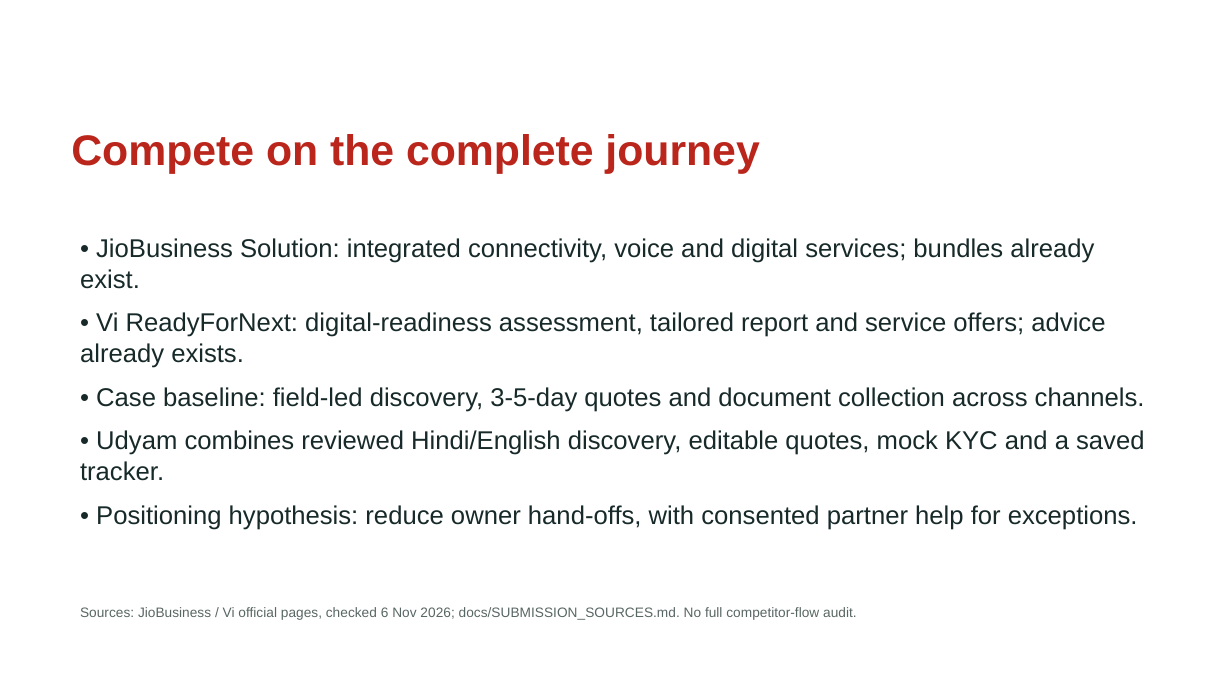
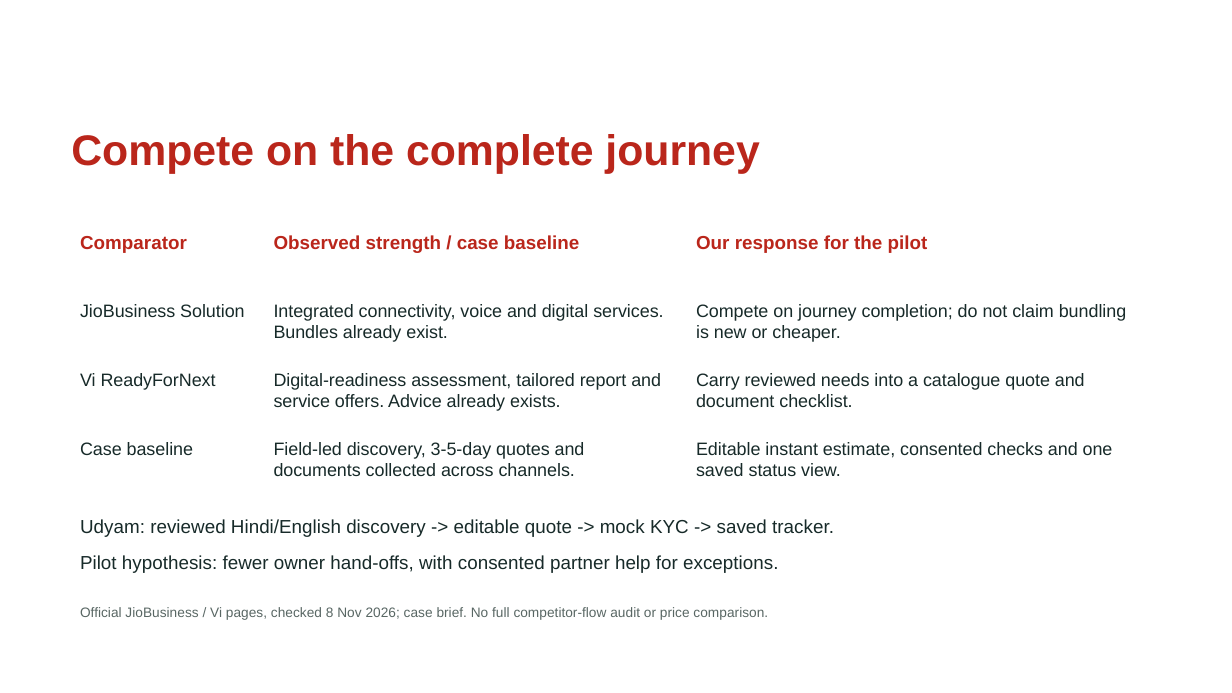
Before and after one commit to Mickeyzer/ASYNC, a slide deck: slide 3 of submission/Udyam_Digital_Business_Case_7_Slides.pptx. Drawn at 1232x693 pixels with LibreOffice and Linux fonts; fonts in the diff are those of the drawing; background and template pictures are left out. Boxes give left, top, right and bottom in pixels: in the first picture for what was removed or moved away, otherwise in the second. Text is boxed around its words. In the diff, an @@ line names an element or a change of style, - is before the commit and + after.

Commit message:
Finalize Spicers TIET submission and recorded demo links

```diff
--- a/submission/Udyam_Digital_Business_Case_7_Slides.pptx
+++ b/submission/Udyam_Digital_Business_Case_7_Slides.pptx
@@ text added at (80,236,187,253), 11 pt, text #BA261B, bold @@
+Comparator
@@ text added at (274,235,579,253), 11 pt, text #BA261B, bold @@
+Observed strength / case baseline
@@ text added at (696,235,928,253), 11 pt, text #BA261B, bold @@
+Our response for the pilot
@@ text added at (80,304,244,317), 10.5 pt, text #172A29 @@
+JioBusiness Solution
@@ text added at (274,304,663,342), 10.5 pt, text #172A29 @@
+Integrated connectivity, voice and digital services. Bundles already exist.
@@ text added at (696,304,1126,342), 10.5 pt, text #172A29 @@
+Compete on journey completion; do not claim bundling is new or cheaper.
@@ text added at (80,373,216,390), 10.5 pt, text #172A29 @@
+Vi ReadyForNext
@@ text added at (274,373,661,411), 10.5 pt, text #172A29 @@
+Digital-readiness assessment, tailored report and service offers. Advice already exists.
@@ text added at (696,373,1085,407), 10.5 pt, text #172A29 @@
+Carry reviewed needs into a catalogue quote and document checklist.
@@ text added at (80,442,193,455), 10.5 pt, text #172A29 @@
+Case baseline
@@ text added at (274,442,585,476), 10.5 pt, text #172A29 @@
+Field-led discovery, 3-5-day quotes and documents collected across channels.
@@ text added at (696,442,1113,476), 10.5 pt, text #172A29 @@
+Editable instant estimate, consented checks and one saved status view.
@@ text at (80,519,834,573): text changed; size 15 to 11 pt @@
-• JioBusiness Solution: integrated connectivity, voice and digital services; bundles already exist.
-• Vi ReadyForNext: digital-readiness assessment, tailored report and service offers; advice already exists.
-• Case baseline: field-led discovery, 3-5-day quotes and document collection across channels.
-• Udyam combines reviewed Hindi/English discovery, editable quotes, mock KYC and a saved tracker.
-• Positioning hypothesis: reduce owner hand-offs, with consented partner help for exceptions.
+Udyam: reviewed Hindi/English discovery -> editable quote -> mock KYC -> saved tracker.
+Pilot hypothesis: fewer owner hand-offs, with consented partner help for exceptions.
@@ text at (80,607,768,620): text changed @@
-Sources: JioBusiness / Vi official pages, checked 6 Nov 2026; docs/SUBMISSION_SOURCES.md. No full competitor-flow audit.
+Official JioBusiness / Vi pages, checked 8 Nov 2026; case brief. No full competitor-flow audit or price comparison.
```
Also in this commit, not shown: 3 other slides changed, 1 slide added, 1 slide removed, 28 other files.
